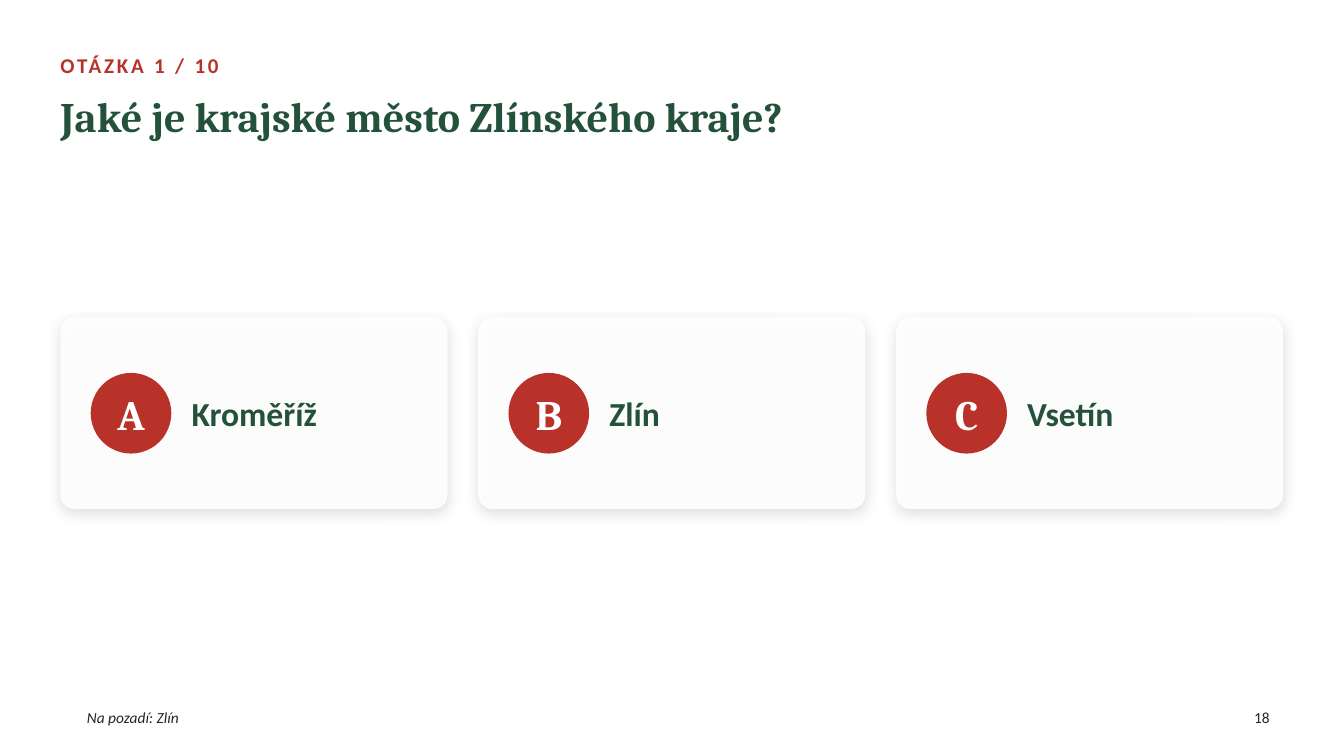
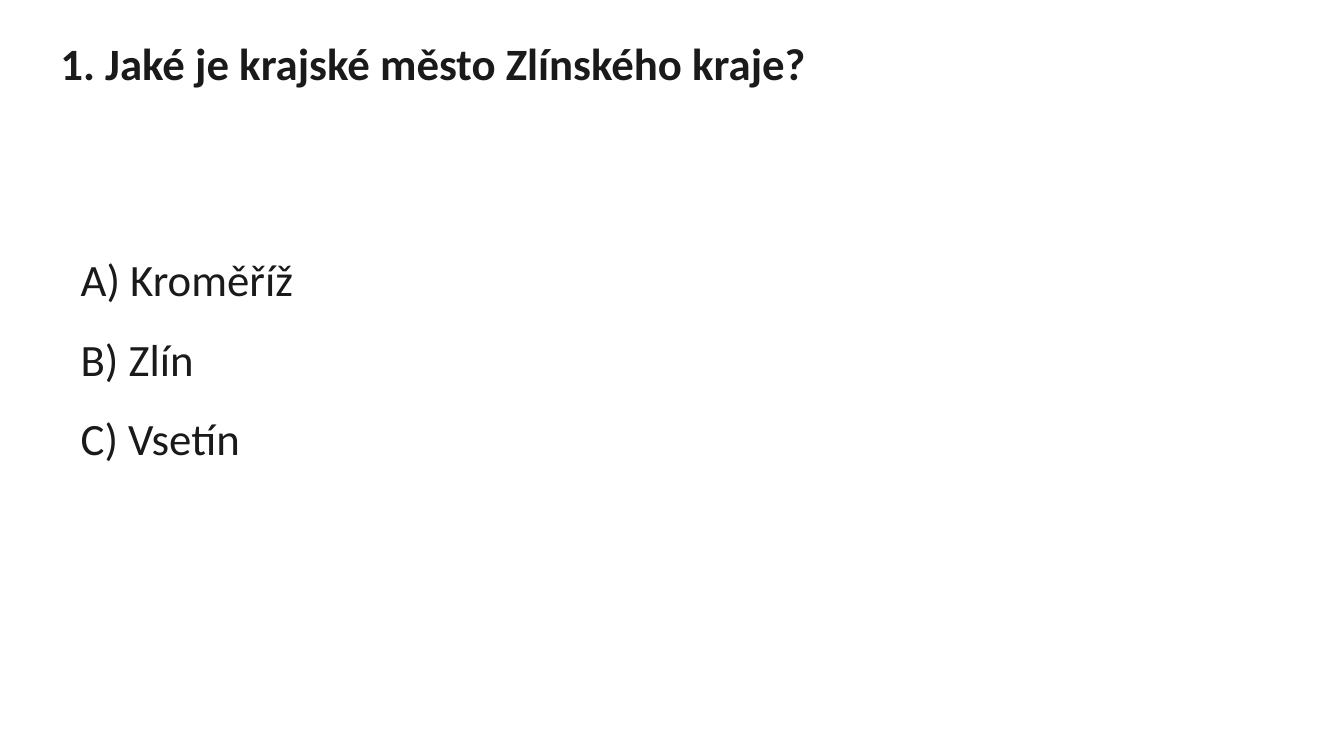
Before and after one commit to martinekst/study, a slide deck: slide 18 of zlinsky-kraj/Zlinsky_kraj.pptx. Drawn at 1344x756 pixels with LibreOffice and Linux fonts; fonts in the diff are those of the drawing; background and template pictures are left out. Boxes give left, top, right and bottom in pixels: in the first picture for what was removed or moved away, otherwise in the second. Text is boxed around its words. In the diff, an @@ line names an element or a change of style, - is before the commit and + after.

```diff
--- a/zlinsky-kraj/Zlinsky_kraj.pptx
+++ b/zlinsky-kraj/Zlinsky_kraj.pptx
@@ title at box(60, 48, 805, 88): text changed; size 30 to 32 pt; font Cambria to Calibri; text colour #24513A to #1A1A1A @@
-Jaké je krajské město Zlínského kraje?
+1. Jaké je krajské město Zlínského kraje?
@@ text removed at box(154, 59, 165, 73) @@
-OTÁZKA 1 / 10
@@ text added at box(81, 263, 293, 461), 32 pt, text #1A1A1A @@
+A) Kroměříž
+B) Zlín
+C) Vsetín
@@ rounded rectangle removed at box(60, 318, 448, 509) @@
@@ rounded rectangle removed at box(479, 318, 866, 509) @@
@@ rounded rectangle removed at box(896, 318, 1284, 509) @@
@@ ellipse removed at box(91, 373, 171, 454) @@
@@ ellipse removed at box(508, 373, 589, 454) @@
@@ ellipse removed at box(927, 373, 1007, 454) @@
@@ text removed at box(117, 402, 144, 430) @@
-A
@@ text removed at box(192, 402, 317, 427) @@
-Kroměříž
@@ text removed at box(536, 402, 563, 430) @@
-B
@@ text removed at box(609, 402, 660, 426) @@
-Zlín
@@ text removed at box(955, 401, 978, 431) @@
-C
@@ text removed at box(1027, 402, 1113, 427) @@
-Vsetín
@@ text removed at box(87, 712, 179, 726) @@
-Na pozadí: Zlín
@@ rectangle removed at box(1238, 701, 1287, 735) @@
@@ page number removed at box(1254, 712, 1270, 723) @@
-18
```
Also in this commit, not shown: 25 other slides changed, 2 slides added, 2 slides removed.
